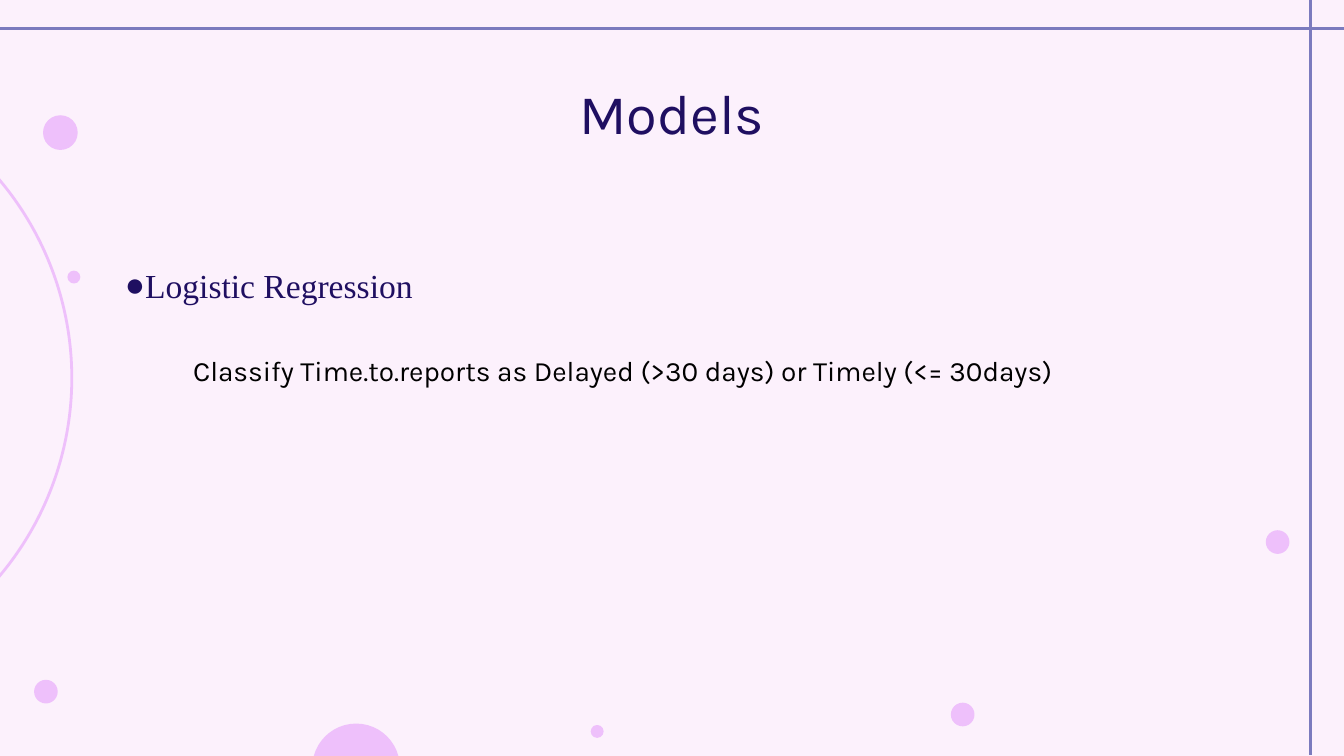
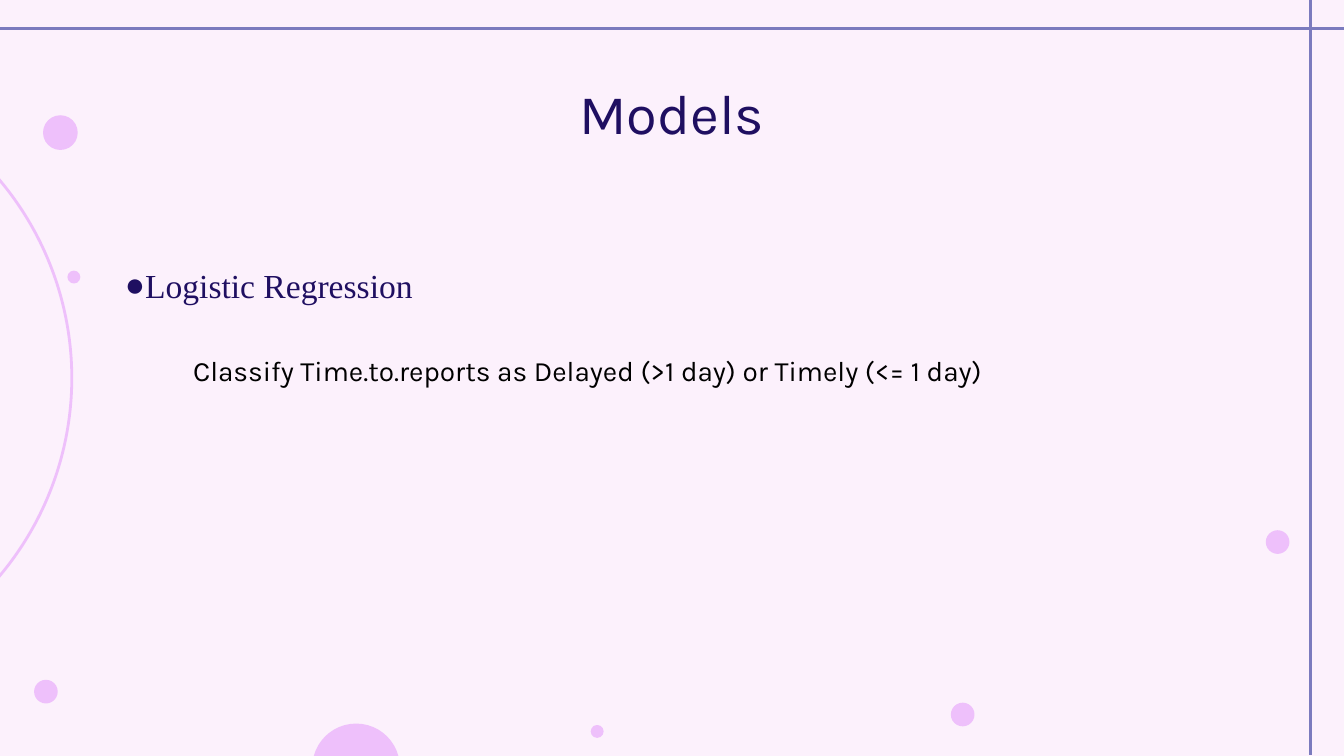
Before and after one commit to DoNgan0911/Crime_Analysis_Project, a slide deck: slide 17 of Report files/project slides.pptx. Drawn at 1344x756 pixels with LibreOffice and Linux fonts; fonts in the diff are those of the drawing. Boxes give left, top, right and bottom in pixels: in the first picture for what was removed or moved away, otherwise in the second. Text is boxed around its words. In the diff, an @@ line names an element or a change of style, - is before the commit and + after.

```diff
--- a/Report files/project slides.pptx
+++ b/Report files/project slides.pptx
@@ text at [193,361,982,387]: text changed @@
-Classify Time.to.reports as Delayed (>30 days) or Timely (<= 30days)
+Classify Time.to.reports as Delayed (>1 day) or Timely (<= 1 day)
```
Also in this commit, not shown: 2 other slides changed, 6 other files.
